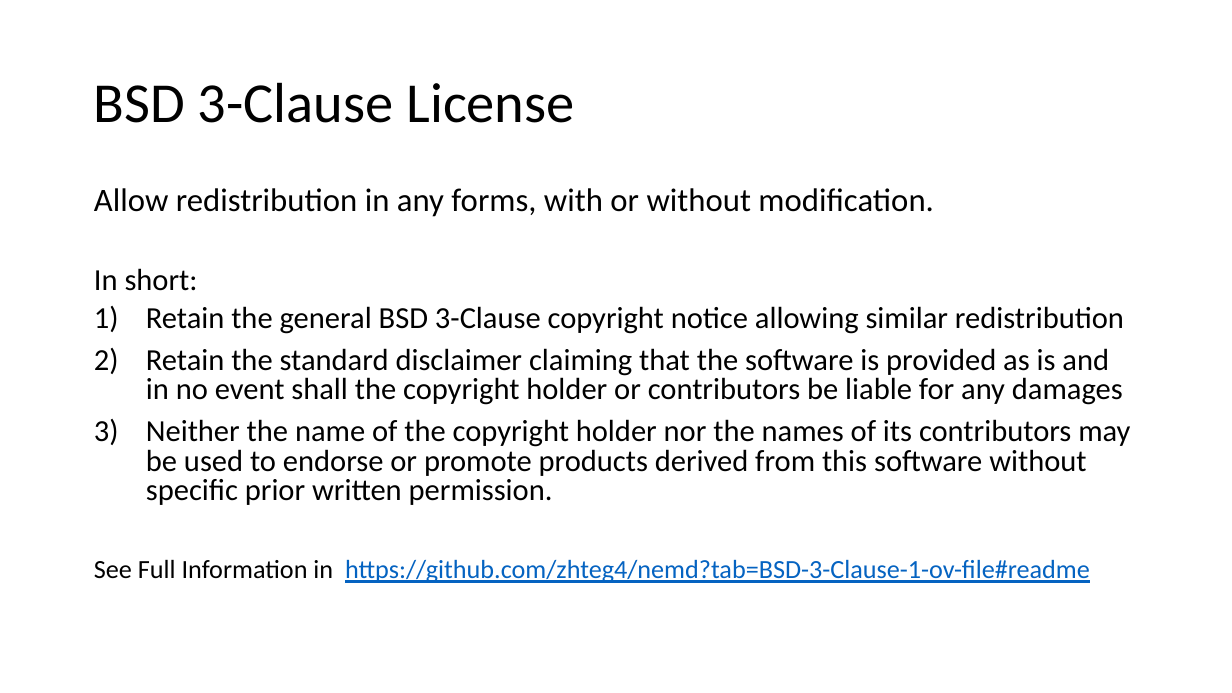
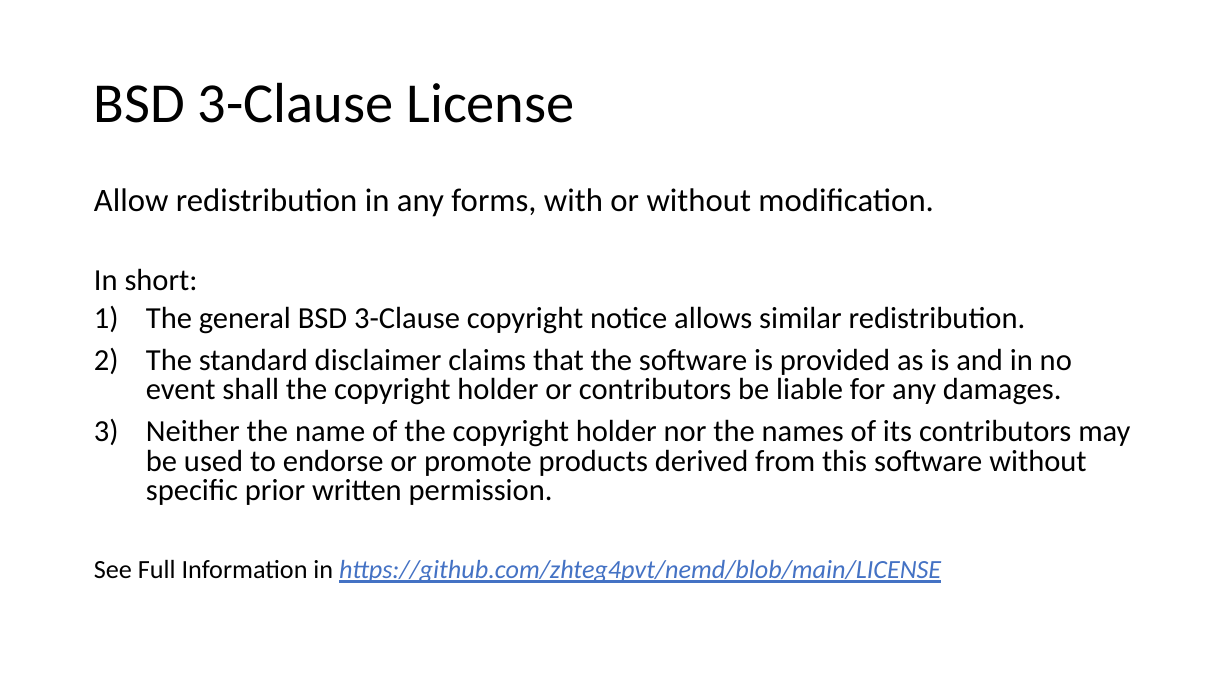
Before and after one commit to zhteg4pvt/nemd, a slide deck: slide 2 of docs/power_point/nemd.pptx. Drawn at 1232x693 pixels with LibreOffice and Linux fonts; fonts in the diff are those of the drawing. Boxes give left, top, right and bottom in pixels: in the first picture for what was removed or moved away, otherwise in the second. Text is boxed around its words. In the diff, an @@ line names an element or a change of style, - is before the commit and + after.

Commit message:
nemd ppt updated

```diff
--- a/docs/power_point/nemd.pptx
+++ b/docs/power_point/nemd.pptx
@@ text at (x1=146, y1=306, x2=1072, y2=405): text changed @@
-1) Retain the general BSD 3-Clause copyright notice allowing similar redistribution
-2) Retain the standard disclaimer claiming that the software is provided as is and in no event shall the copyright holder or contributors be liable for any damages
+1) The general BSD 3-Clause copyright notice allows similar redistribution.
+2) The standard disclaimer claims that the software is provided as is and in no event shall the copyright holder or contributors be liable for any damages.
@@ text at (x1=94, y1=559, x2=941, y2=583): text changed; text colour #0563C1 to #4472C4; italic on @@
-See Full Information in https://github.com/zhteg4/nemd?tab=BSD-3-Clause-1-ov-file#readme
+See Full Information in https://github.com/zhteg4pvt/nemd/blob/main/LICENSE
```
Also in this commit, not shown: 3 other slides changed, 1 slide added, 1 slide removed, 3 other files.
